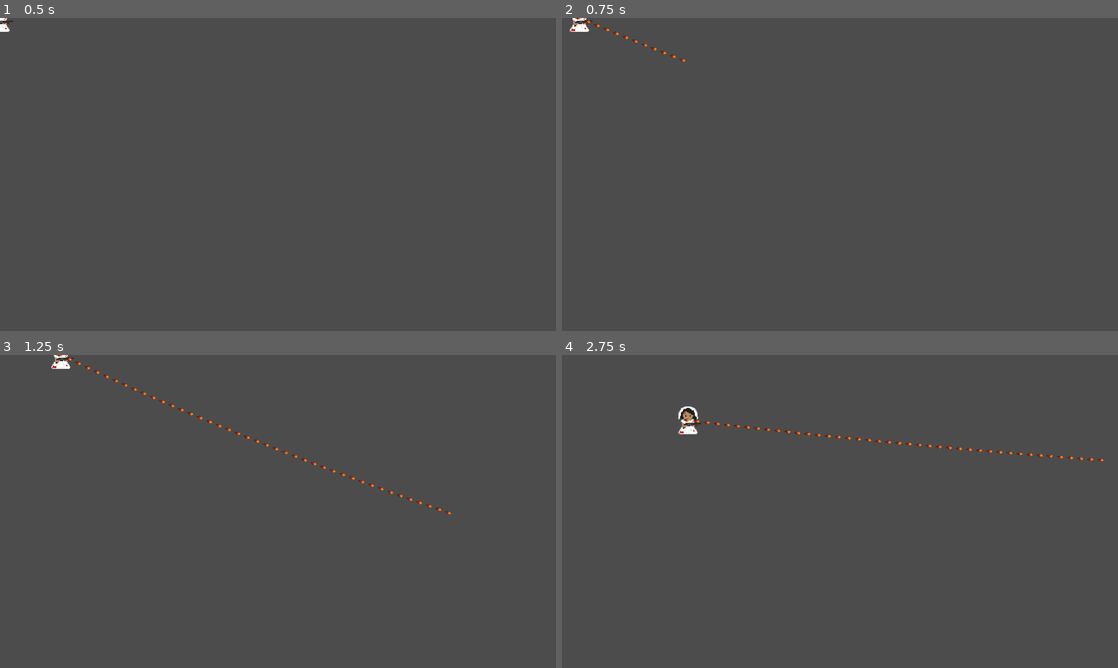
Above: before the commit, frames 1-4 (two rows, left to right).
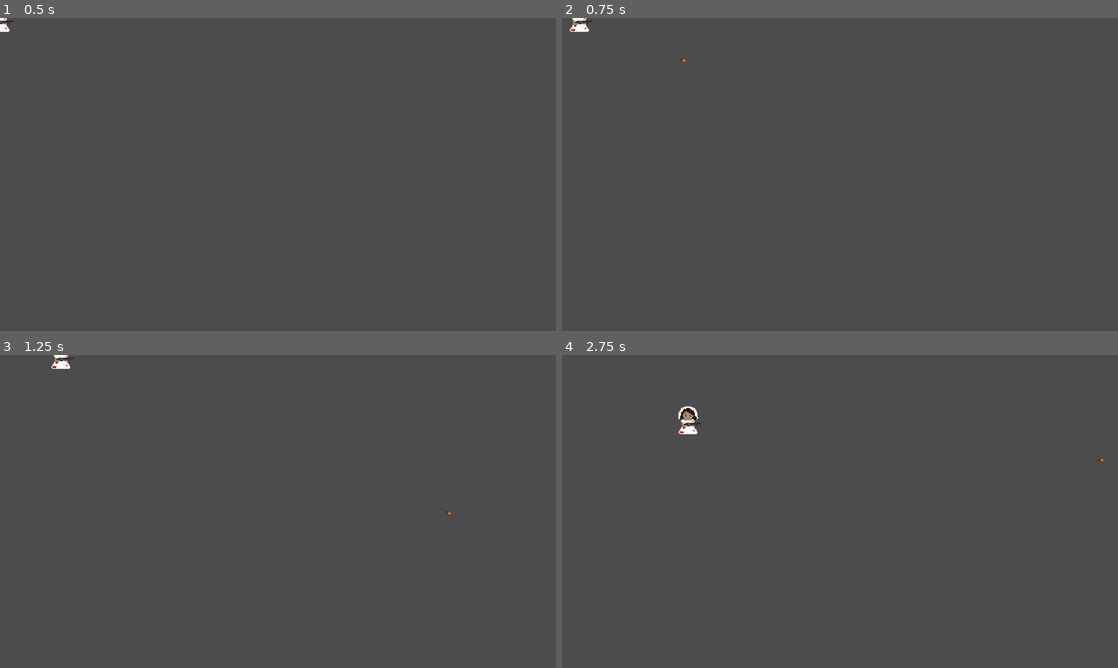
Above: after the commit, the same moments.

Repository: jsam07/shotgun-wedding
Game: Godot game, scene res://src/Levels/TheCathedral.tscn
Two runs of this game, one before a commit and one after it. Both use one fixed random seed, a clock stepped at 60 frames per second and the inputs below.
Inputs (mouse positions are in pixels of both pictures, inside the frame that each line leads up to):
- Up to frame 1 (0.5 s): no input
- Up to frame 2 (0.75 s): tap Enter at 0.5 s; move the mouse to (962, 158) at 0.52 s; press the mouse at (962, 158) at 0.53 s; hold D (right) from 0.53 s (still down)
- Up to frame 3 (1.25 s): keep holding D (right)
- Up to frame 4 (2.75 s): move the mouse to (728, 527) at 1.27 s; release D (right) at 1.28 s; release the mouse at (728, 527) at 1.28 s; hold S (down) 1.28-2.03 s; click (728, 527) at 1.35 s; move the mouse to (895, 442) at 2.02 s; press the mouse at (895, 442) at 2.03 s; hold D (right) from 2.03 s (still down)

Frame 1 is identical in both runs. In frame 2, less than 0.1% of the frame differs, in the area x 2-21%, y 0-13%; in frame 3, 0.3%; in frame 4, 0.3%, in the area x 21-96%, y 20-34%.

Commit message:
weapon fire_rate

Diff:
--- a/game/src/Characters/Player/BrideController.gd
+++ b/game/src/Characters/Player/BrideController.gd
@@ -3,11 +3,14 @@
 export var move_speed: int = 100
 var velocity: Vector2
 
-# bullet
+# weapon
 var bullet = preload('res://src/Objects/Projectiles/Bullet.tscn')
 var bullet_speed = 1500
+var time_since_last_shot = 1 # should start incrementing at fire_rate
+var fire_rate = 1 # bullets per second
 
-func _process(_delta):
+func _process(delta):
+	time_since_last_shot += delta
 	directionalMovement()
 	fireWeapon()
 
@@ -25,7 +28,9 @@
 
 func fireWeapon():
 	if Input.get_action_strength("weapon_fire"):
-		var bullet_instance = bullet.instance()
-		bullet_instance.position = global_position
+		if time_since_last_shot > fire_rate:
+			time_since_last_shot = 0
+			var bullet_instance = bullet.instance()
+			bullet_instance.position = global_position
 
-		get_parent().add_child(bullet_instance)
+			get_parent().add_child(bullet_instance)
